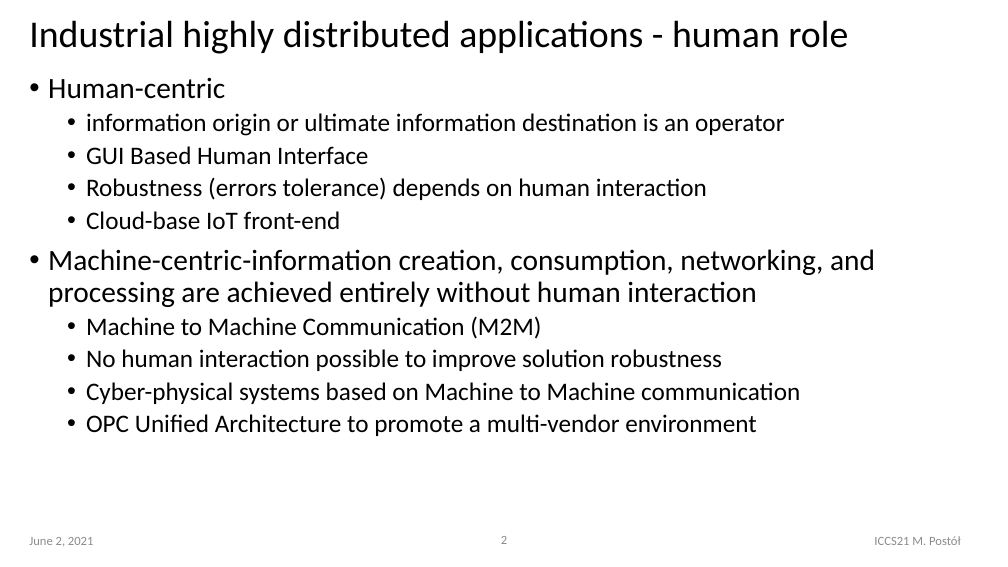
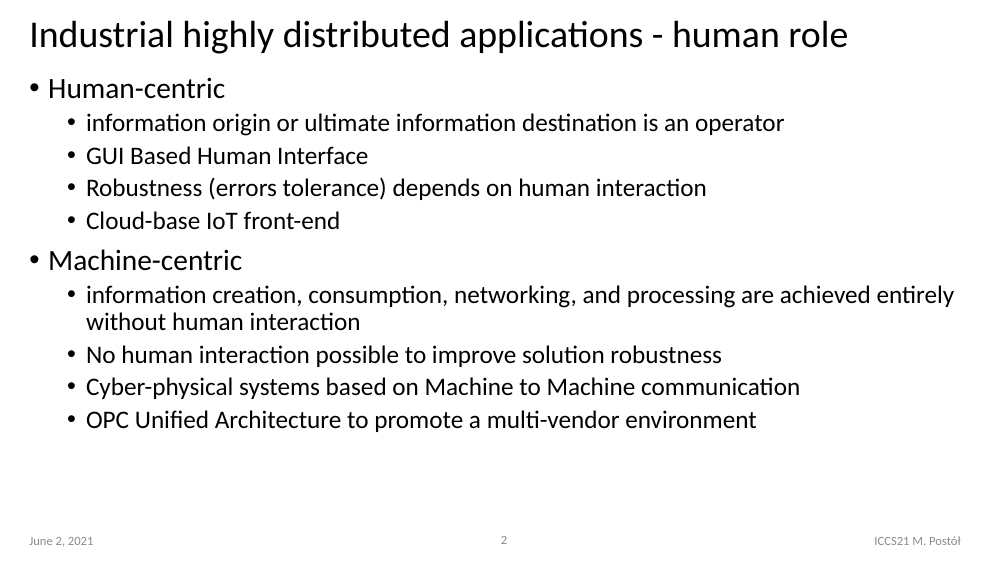
Before and after one commit to it-p-lodz-pl/OOI.Gateway2Azure.Aricle, a slide deck: slide 2 of ICCS21-Conference/OOI-CI-ICCS2021..pptx. Drawn at 1008x567 pixels with LibreOffice and Linux fonts; fonts in the diff are those of the drawing. Boxes give left, top, right and bottom in pixels: in the first picture for what was removed or moved away, otherwise in the second. Text is boxed around its words. In the diff, an @@ line names an element or a change of style, - is before the commit and + after.

```diff
--- a/ICCS21-Conference/OOI-CI-ICCS2021..pptx
+++ b/ICCS21-Conference/OOI-CI-ICCS2021..pptx
@@ text at [48, 249, 955, 330]: text changed; size 28 to 24 pt @@
-• Machine-centric-information creation, consumption, networking, and processing are achieved entirely without human interaction
-  • Machine to Machine Communication (M2M)
+• Machine-centric
+  • information creation, consumption, networking, and processing are achieved entirely without human interaction
```
Also in this commit, not shown: 6 other slides changed.
